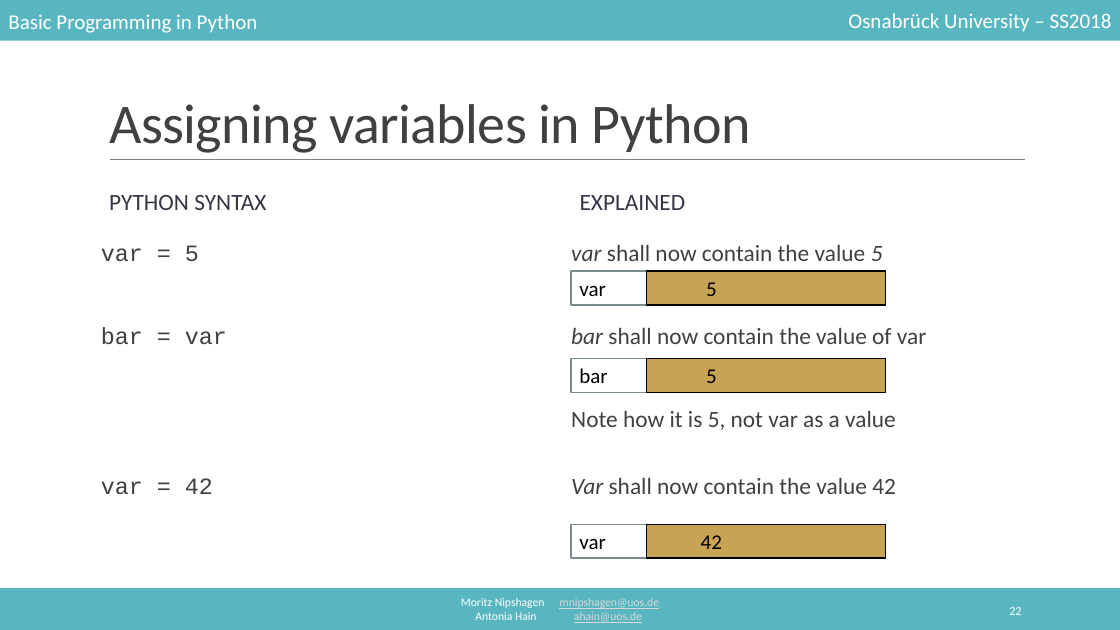
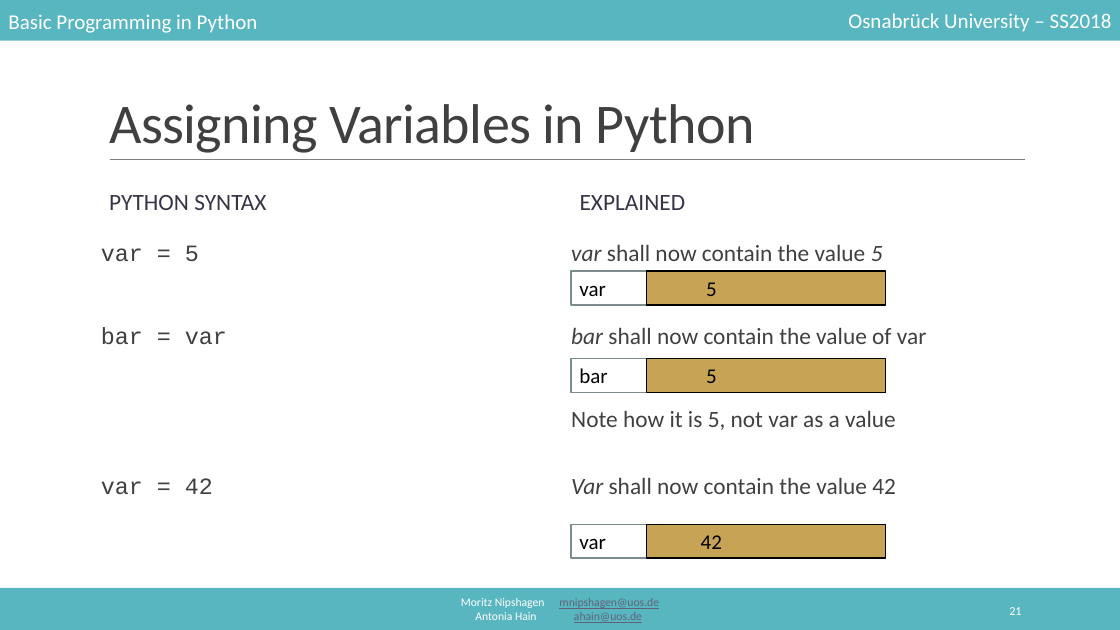
Before and after one commit to mnipshagen/monty, a slide deck: slide 21 of 2018/02/Syntax_and_variables.pptx (slide 22 before the commit). Drawn at 1120x630 pixels with LibreOffice and Linux fonts; fonts in the diff are those of the drawing. Boxes give left, top, right and bottom in pixels: in the first picture for what was removed or moved away, otherwise in the second. Text is boxed around its words. In the diff, an @@ line names an element or a change of style, - is before the commit and + after.

```diff
--- a/2018/02/Syntax_and_variables.pptx
+++ b/2018/02/Syntax_and_variables.pptx
@@ title at (109,104,755,153): text changed @@
-Assigning variables in Python
+Assigning Variables in Python
@@ text "Moritz Nipshagen mnipshagen@uos.de" at (461,598,659,623): text colour #D8D8D8 to #636378 in "mnipshagen@uos.de", "ahain@uos.de" @@
@@ page number at (1009,607,1021,615): text changed @@
-22
+21
```
Also in this commit, not shown: 38 other slides changed, 1 slide removed, 15 other files.
